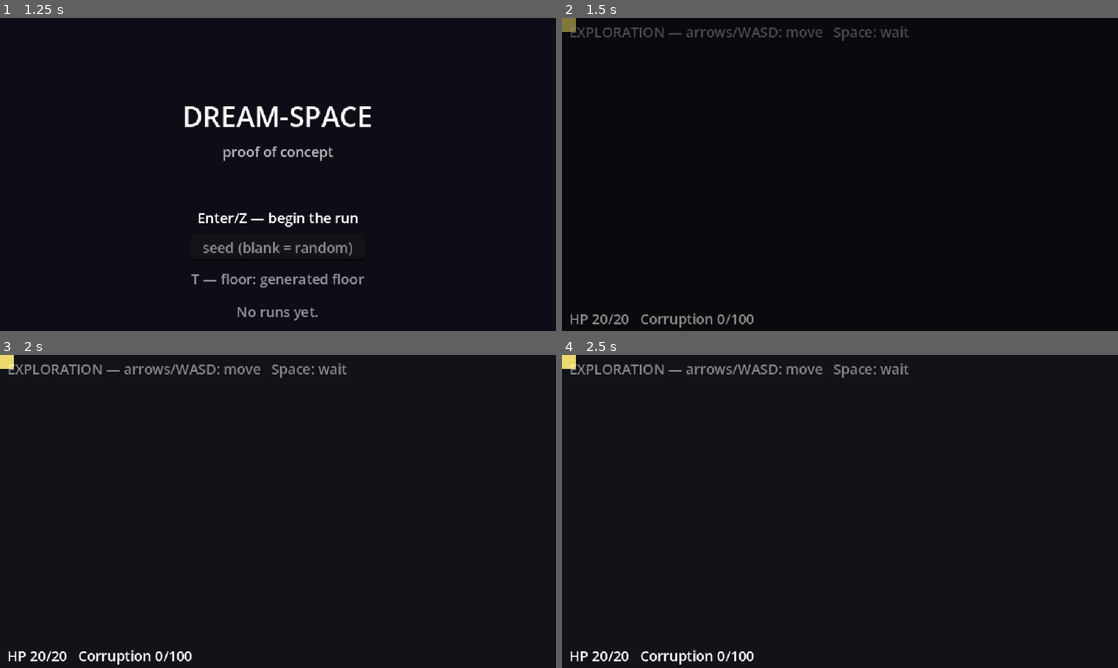
Above: before the commit, frames 1-4 (two rows, left to right).
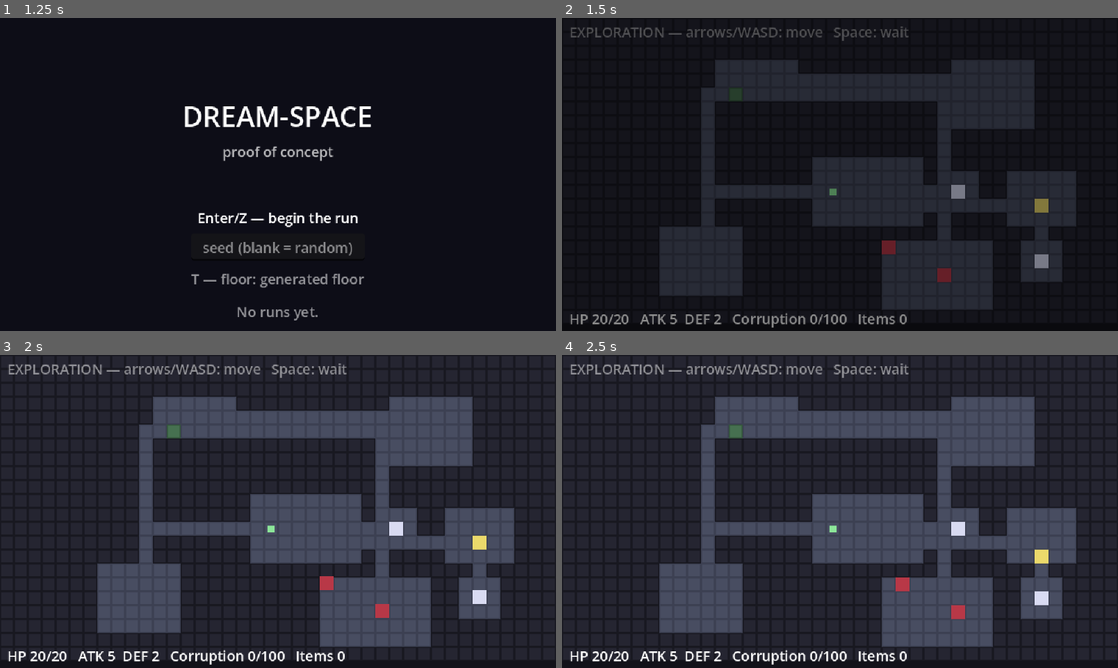
Above: after the commit, the same moments.

Repository: x-alterer/2D-Roguelike-like
Game: Godot game, scene res://scenes/main.tscn
Same seed, same stepped clock (60 frames per second), same inputs: the game is played once before the commit and once after it.
Inputs (mouse positions are in pixels of both pictures, inside the frame that each line leads up to):
- Up to frame 1 (1.25 s): click (278, 246) at 0.52 s; type "12" at 0.6 s
- Up to frame 2 (1.5 s): tap Enter (confirm) at 1.25 s; hold Right (move_right) from 1.28 s (still down); hold Enter (confirm) from 1.28 s (still down)
- Up to frame 3 (2 s): keep holding Right (move_right); keep holding Enter (confirm)
- Up to frame 4 (2.5 s): release Right (move_right) at 2.03 s; release Enter (confirm) at 2.03 s; hold Down (move_down) from 2.03 s (still down); tap T (toggle_floor) at 2.1 s

Frame 1 is identical in both runs. In frame 2, 28% of the frame differs, in the area x 0-93%, y 0-99%; in frame 3, 29%, in the area x 0-93%, y 0-100%; in frame 4, 29%.
Error before the commit: Parse Error: Cannot infer the type of "next" variable because the value doesn't have a set type. (res://scenes/floor_generator.gd:279)

Commit message:
fix: type the flood fill's direction array
Iterating a plain array literal makes the loop variable a Variant, so
'var next := current + dir' had no type to infer and Godot's analyzer
rejected the script. The directions now live in a typed
Array[Vector2i], matching how enemy.gd already does it.

Co-Authored-By: Claude Fable 5 <noreply@anthropic.com>
Claude-Session: https://claude.ai/code/session_018muKSDbmmuj7g6CxEjXxPM

Diff:
--- a/scenes/floor_generator.gd
+++ b/scenes/floor_generator.gd
@@ -271,11 +271,14 @@
 
 ## 4-way flood fill over carved cells; returns the reachable set.
 static func _flood_fill(cells: Dictionary, from: Vector2i) -> Dictionary:
+	# The array literal must be typed: iterating a plain literal makes
+	# `dir` a Variant, and `current + dir` can't infer a type from that.
+	var directions: Array[Vector2i] = [Vector2i.UP, Vector2i.DOWN, Vector2i.LEFT, Vector2i.RIGHT]
 	var seen := {from: true}
 	var queue: Array[Vector2i] = [from]
 	while not queue.is_empty():
 		var current: Vector2i = queue.pop_back()
-		for dir in [Vector2i.UP, Vector2i.DOWN, Vector2i.LEFT, Vector2i.RIGHT]:
+		for dir in directions:
 			var next := current + dir
 			if cells.has(next) and not seen.has(next):
 				seen[next] = true
